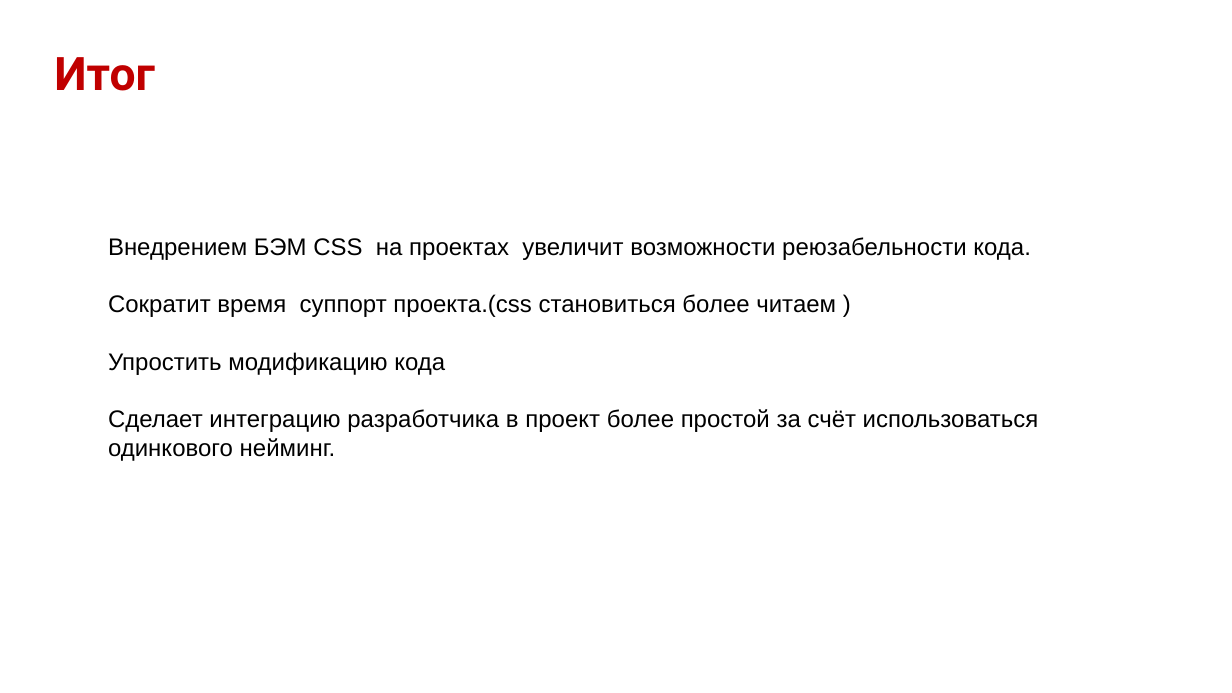
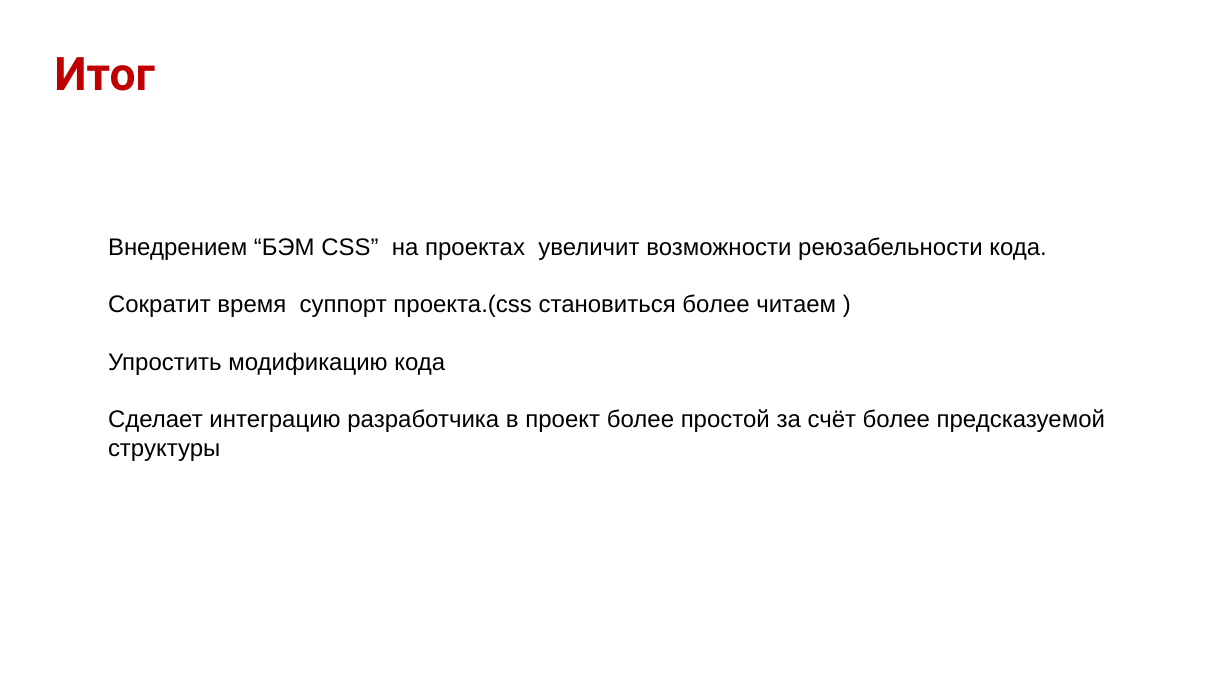
Before and after one commit to dedn/BEM, a slide deck: slide 18 of bem.odp (slide 13 before the commit). Drawn at 1232x693 pixels with LibreOffice and Linux fonts; fonts in the diff are those of the drawing; background and template pictures are left out. Boxes give left, top, right and bottom in pixels: in the first picture for what was removed or moved away, otherwise in the second. Text is boxed around its words. In the diff, an @@ line names an element or a change of style, - is before the commit and + after.

```diff
--- a/bem.odp
+++ b/bem.odp
@@ title at box(108, 237, 1105, 461): text changed @@
-Внедрением БЭМ CSS на проектах увеличит возможности реюзабельности кода.
-Сократит время суппорт проекта.(сss становиться более читаем )
-Упростить модификацию кода
-Сделает интеграцию разработчика в проект более простой за счёт использоваться одинкового нейминг.
+Внедрением “БЭМ CSS” на проектах увеличит возможности реюзабельности кода.
+Сократит время суппорт проекта.(сss становиться более читаем )
+Упростить модификацию кода
+Сделает интеграцию разработчика в проект более простой за счёт более предсказуемой структуры
```
Also in this commit, not shown: 6 other slides changed, 7 slides added, 2 slides removed, 11 other files.
